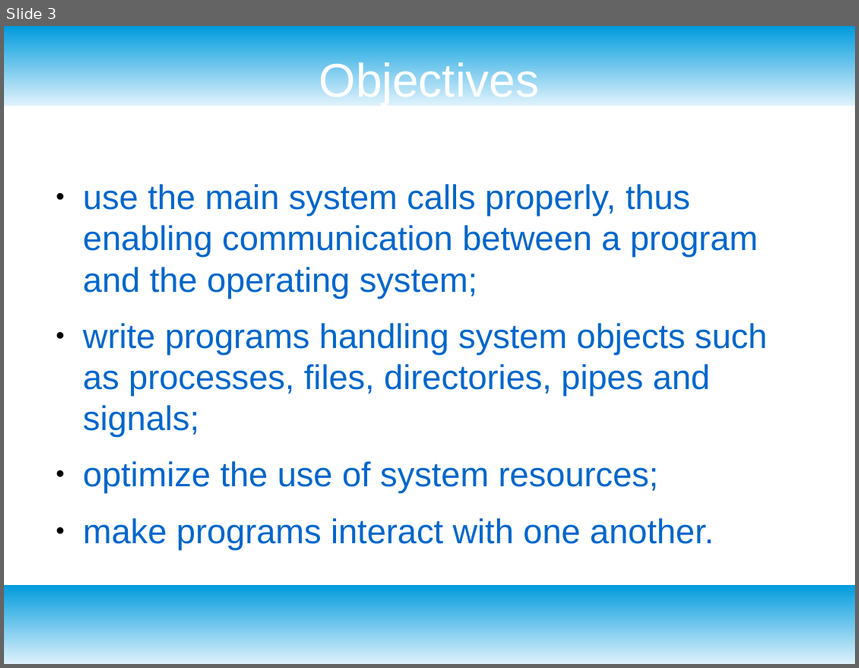
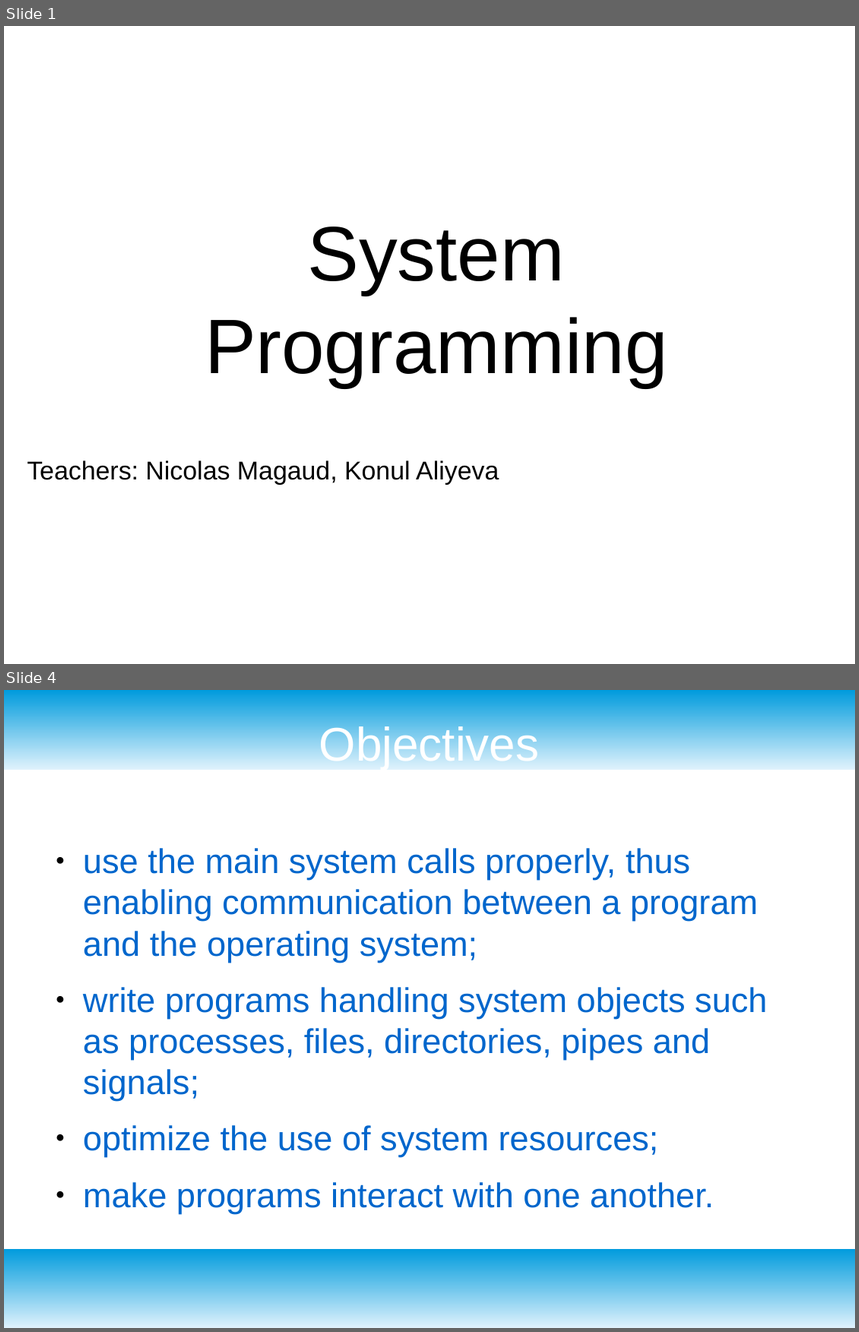
Before and after one commit to alievako/systemprogramming, a slide deck: lc1.odp. Shown one above the other, each under a label of ours: slide 3 before the commit, slides 1 and 4 after it; the slides between them are not shown. The pictures are 859x668 and 859x1332 pixels, drawn with LibreOffice and Linux fonts; fonts in the diff are those of the drawing; background and template pictures are left out. Boxes give left, top, right and bottom in pixels: in the first picture for what was removed or moved away, otherwise in the second. Text is boxed around its words. In the diff, an @@ line names an element or a change of style, - is before the commit and + after.

```diff
--- a/lc1.odp
+++ b/lc1.odp
@@ slide 1 added at box(4, 26, 855, 664), background #FFFFFF @@
@@ text added at box(205, 227, 668, 388), 72 pt, text #000000 @@
+System Programming
@@ text added at box(27, 461, 499, 485), 24 pt, text #000000 @@
+Teachers: Nicolas Magaud, Konul Aliyeva
@@ what was slide 3 is now slide 4 @@
```
Also in this commit, not shown: 2 slides changed, 38 other slides added, 1 slide removed, 4 other files.
